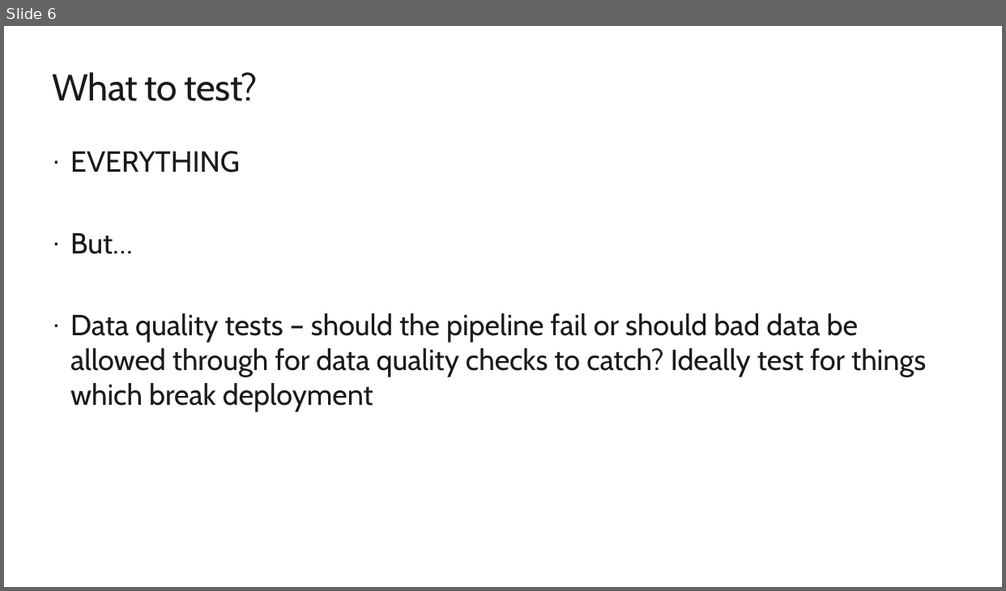
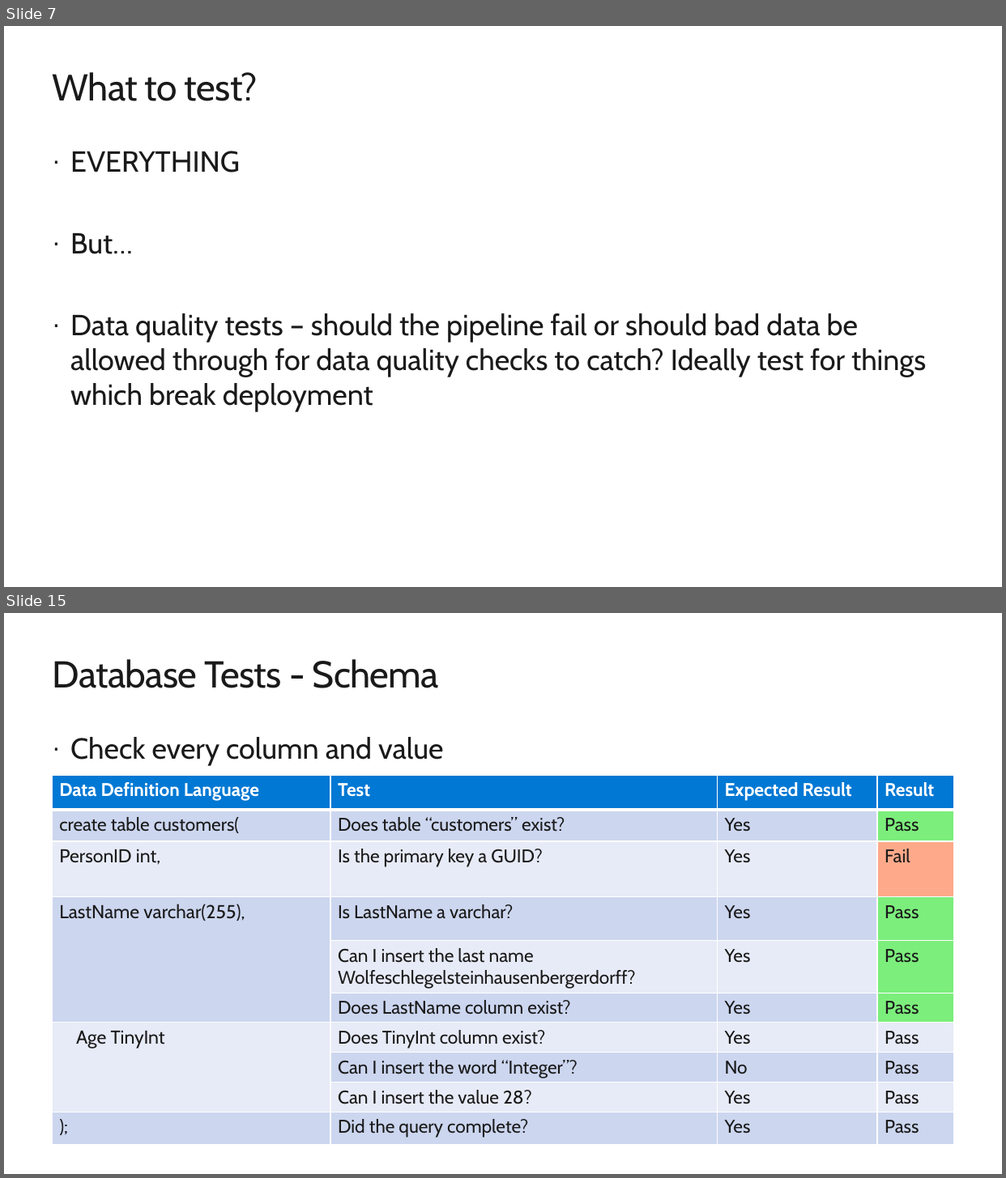
Before and after one commit to arevaloisabel/agiledataoops, a slide deck: Presentations/Testing Intro.pptx. Shown one above the other, each under a label of ours: slide 6 before the commit, slides 7 and 15 after it; the slides between them are not shown. The pictures are 1006x591 and 1006x1178 pixels, drawn with LibreOffice and Linux fonts; fonts in the diff are those of the drawing; background and template pictures are left out. Boxes give left, top, right and bottom in pixels: in the first picture for what was removed or moved away, otherwise in the second. Text is boxed around its words. In the diff, an @@ line names an element or a change of style, - is before the commit and + after.

```diff
--- a/Presentations/Testing Intro.pptx
+++ b/Presentations/Testing Intro.pptx
@@ slide 15 added at (4, 613, 1002, 1174), background #FFFFFF @@
@@ title added at (52, 659, 439, 688), 36 pt, text #1A1A1A @@
+Database Tests - Schema
@@ text added at (70, 737, 443, 766), 28 pt, text #1A1A1A @@
+· Check every column and value
@@ table added at (52, 776, 954, 1146), 10 rows, 4 columns @@
+Data Definition Language | Test | Expected Result | Result
+create table customers( | Does table “customers” exist? | Yes | Pass
+PersonID int, | Is the primary key a GUID? | Yes | Fail
+LastName varchar(255), | Is LastName a varchar? | Yes | Pass
+ | Can I insert the last name Wolfeschlegelsteinhausenbergerdorff? | Yes | Pass
+ | Does LastName column exist? | Yes | Pass
+Age TinyInt | Does TinyInt column exist? | Yes | Pass
+ | Can I insert the word “Integer”? | No | Pass
+ | Can I insert the value 28? | Yes | Pass
+); | Did the query complete? | Yes | Pass
@@ what was slide 6 is now slide 7 @@
```
Also in this commit, not shown: 5 slides changed, 10 other slides added, 6 other files.
